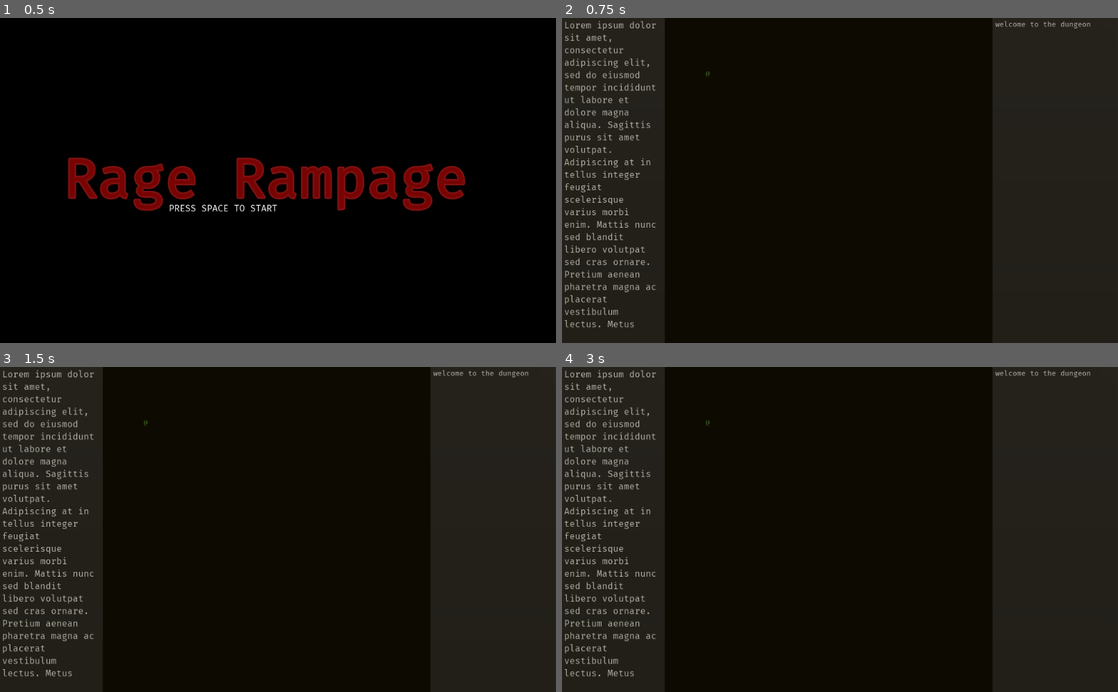
Above: before the commit, frames 1-4 (two rows, left to right).
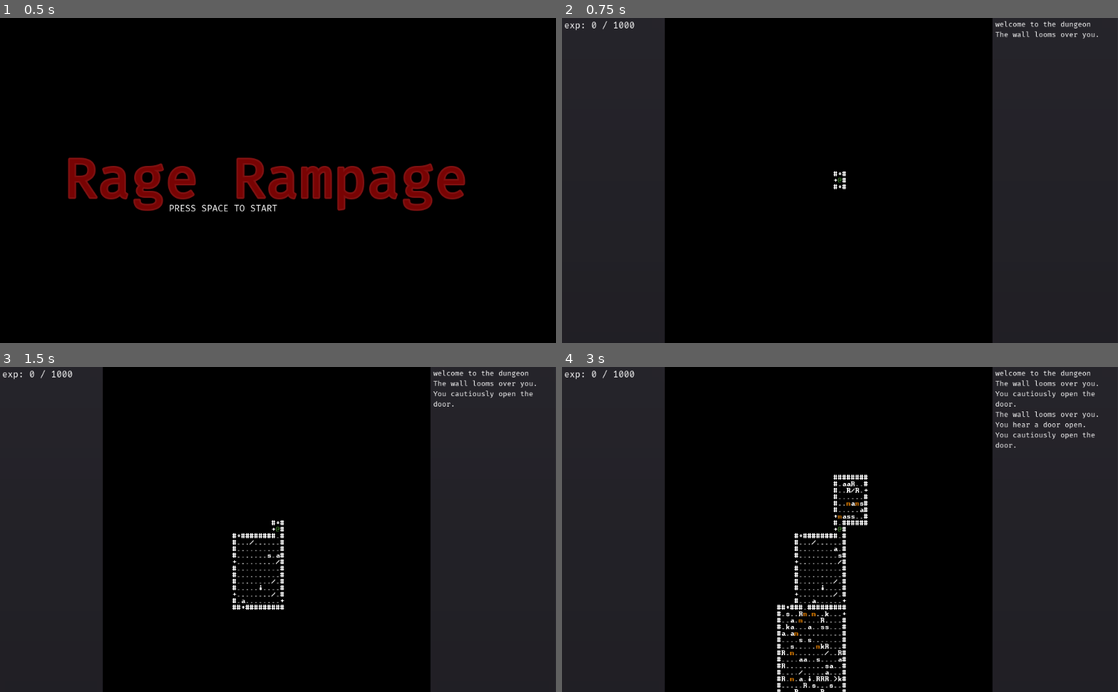
Above: after the commit, the same moments.

Repository: redxaxder/7DRL2022
Game: Godot game, scene res://scenes/root.tscn
The game is run twice, just before and just after one commit, with the same random seed, the same clock (stepped at 60 frames per second) and the same inputs.
Inputs:
- Up to frame 1 (0.5 s): no input
- Up to frame 2 (0.75 s): tap Space (action) at 0.5 s; hold Right (right) from 0.53 s (still down); hold Space (action) from 0.53 s (still down)
- Up to frame 3 (1.5 s): release Right (right) at 1.28 s; release Space (action) at 1.28 s; hold Down (down) from 1.28 s (still down); tap Enter (level_up) at 1.35 s
- Up to frame 4 (3 s): tap Enter (level_up) at 2 s; release Down (down) at 2.03 s; hold Right (right) 2.03-2.78 s; hold . (pass) 2.03-2.78 s; tap Space (action) at 2.75, 2.85 s; hold Up (up) from 2.78 s (still down)

Frame 1 is identical in both runs. In frame 2, 2.9% of the frame differs, in the area x 0-97%, y 0-96%; in frame 3, 3.6%; in frame 4, 5.2%, in the area x 0-97%, y 0-100%.
Error before the commit: Parse Error: The identifier "Map" isn't a valid type (not a script or class), or couldn't be found on base "self". (res://scenes/terrain.gd:64)

Commit message:
Compile fix

Diff:
--- a/project.godot
+++ b/project.godot
@@ -59,6 +59,11 @@
 "language": "GDScript",
 "path": "res://scenes/LocationService.gd"
 }, {
+"base": "Resource",
+"class": "Map",
+"language": "GDScript",
+"path": "res://resources/map.gd"
+}, {
 "base": "Actor",
 "class": "Mob",
 "language": "GDScript",
@@ -83,6 +88,11 @@
 "class": "Pickup",
 "language": "GDScript",
 "path": "res://pickups/pickup.gd"
+}, {
+"base": "Node",
+"class": "Scheduler",
+"language": "GDScript",
+"path": "res://scenes/Scheduler.gd"
 }, {
 "base": "Reference",
 "class": "Screen",
@@ -115,11 +125,13 @@
 "Director": "",
 "Door": "",
 "LocationService": "",
+"Map": "",
 "Mob": "",
 "PC": "",
 "Perk": "",
 "PerkCard": "",
 "Pickup": "",
+"Scheduler": "",
 "Screen": "",
 "Target": "",
 "Terrain": "",
--- a/scenes/terrain.gd
+++ b/scenes/terrain.gd
@@ -61,9 +61,9 @@
 	var ix = (randi() % 263 + 1) * 100
 	load_map(ix)
 
-func load_map_resource(ix) -> Map:
+func load_map_resource(ix):
 	var path = "res://resources/maps/map{0}.tres".format([ix])
-	return load(path) as Map
+	return load(path)
 
 func spawn_door(x: int, y: int):
 	#terrain marks door spawn locations with '.' and they get filled later
